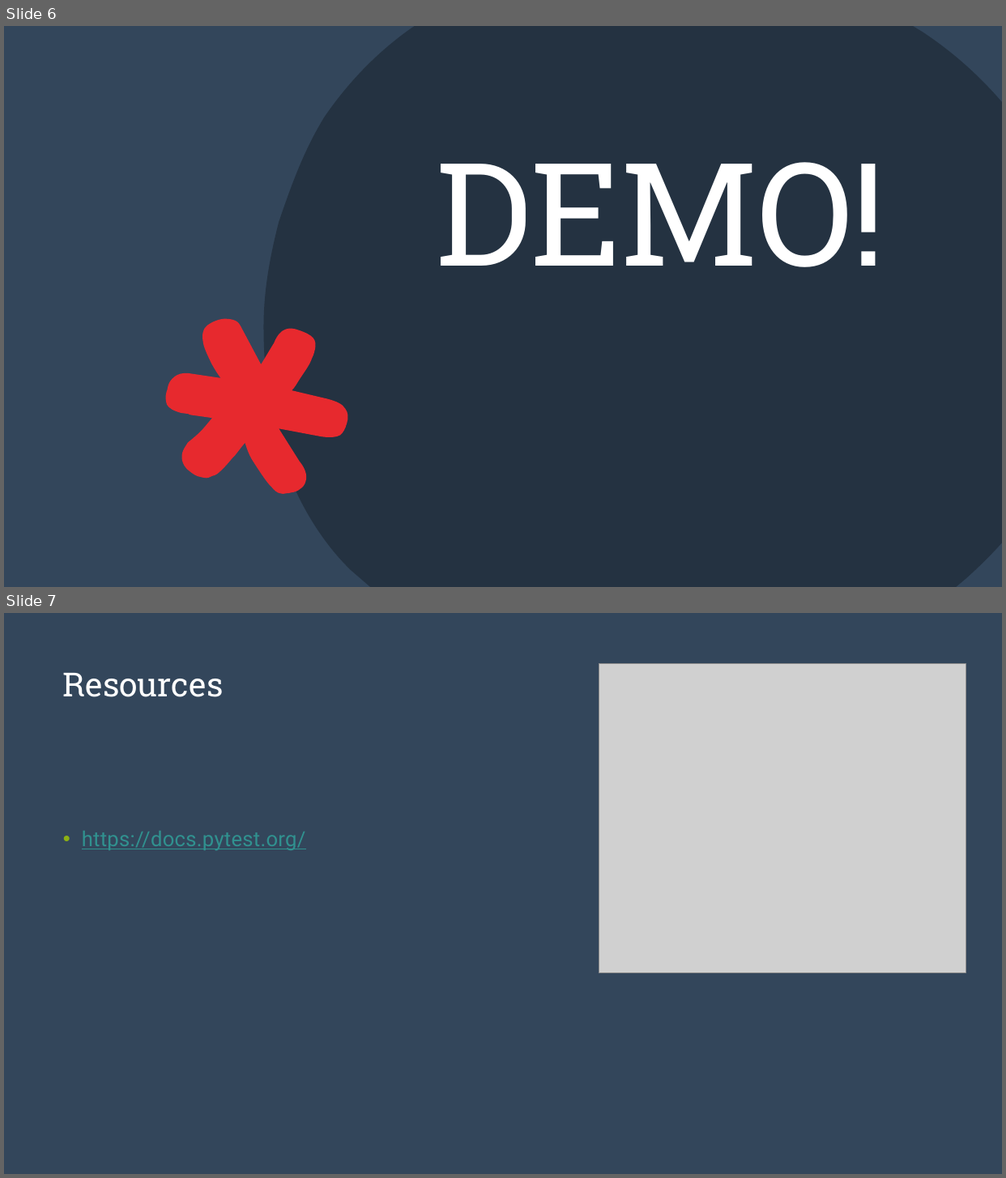
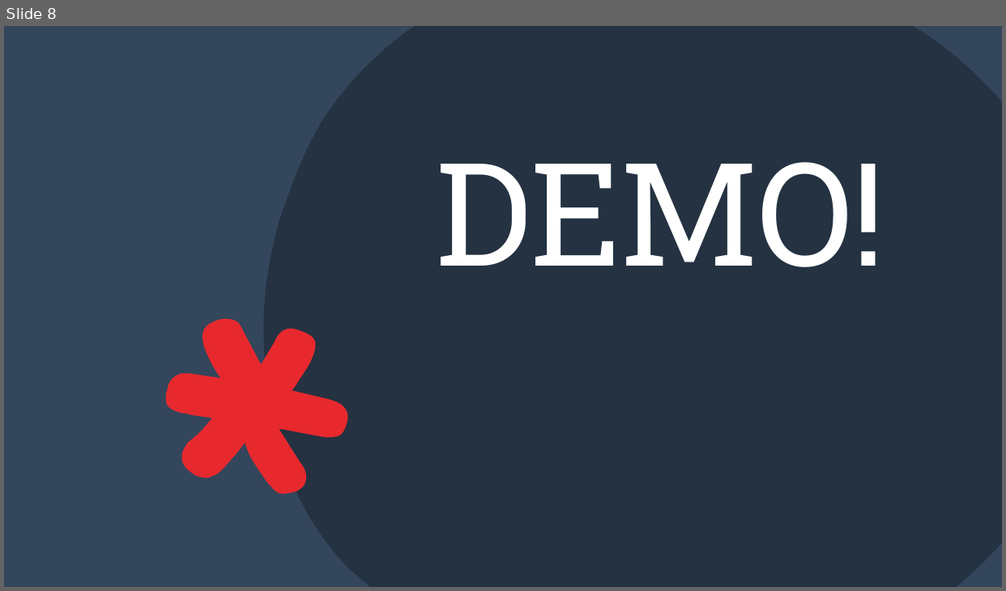
Before and after one commit to hc-sc-ocdo-bdpd/testing-demo, a slide deck: Test Driven Development in Python.pptx. Shown one above the other, each under a label of ours: slides 6 and 7 before the commit, slide 8 after it. The pictures are 1006x1178 and 1006x591 pixels, drawn with LibreOffice and Linux fonts; fonts in the diff are those of the drawing; grey boxes stand for pictures. Boxes give left, top, right and bottom in pixels: in the first picture for what was removed or moved away, otherwise in the second. Text is boxed around its words. In the diff, an @@ line names an element or a change of style, - is before the commit and + after.

```diff
--- a/Test Driven Development in Python.pptx
+++ b/Test Driven Development in Python.pptx
@@ slide 7 removed at (4, 613, 1002, 1174), background #243241 @@
@@ rectangle removed at (4, 613, 1002, 1174) @@
@@ title removed at (63, 673, 224, 697) @@
-Resources
@@ picture removed at (599, 664, 966, 973) @@
@@ text removed at (82, 831, 306, 850) @@
-• https://docs.pytest.org/
@@ what was slide 6 is now slide 8 @@
```
Also in this commit, not shown: 4 slides changed, 3 slides added, 1 other slide removed.
